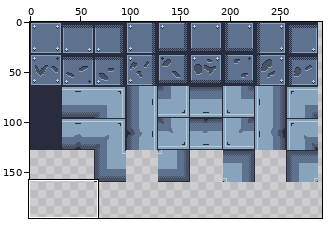
A sprite sheet gets an edit: TileSet.png. The picture above shows the old version from afar; the outline marks the close-up.
Close-up. The starting point:
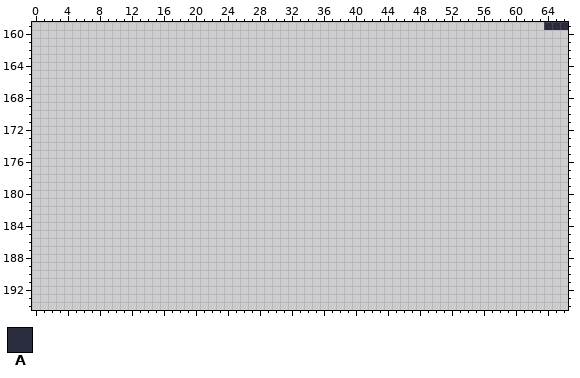
The file is 320x320 pixels. Shown: x 0..66, y 159..194. The wide view leaves out empty margins.
Palette (. is transparent): A #282c3c
Pixels before (only the part around the change), first column x 0:
159 ................................................................AAA
160 ...................................................................
161 ...................................................................
162 ...................................................................
163 ...................................................................
164 ...................................................................
165 ...................................................................
166 ...................................................................
167 ...................................................................
168 ...................................................................
169 ...................................................................
170 ...................................................................
171 ...................................................................
172 ...................................................................
173 ...................................................................
174 ...................................................................
175 ...................................................................
176 ...................................................................
177 ...................................................................
178 ...................................................................
179 ...................................................................
180 ...................................................................
181 ...................................................................
182 ...................................................................
183 ...................................................................
184 ...................................................................
185 ...................................................................
186 ...................................................................
187 ...................................................................
188 ...................................................................
189 ...................................................................
190 ...................................................................
191 ...................................................................
192 ...................................................................
193 ...................................................................
194 ...................................................................
And afterwards:
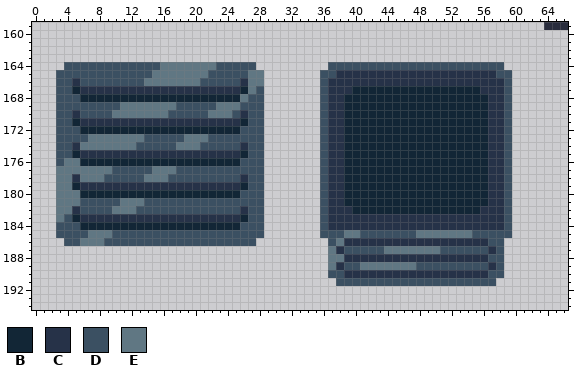
Colours new in this view: B #122636  C #263248  D #3b5062  E #607783
Difference:
y 164: x 4..27 ........................ -> DDDDDDDDDDDDEEEEEEEDDDDD; x 37..58 ...................... -> DDDDDDDDDDDDDDDDDDDDDD
y 165: x 3..28 .......................... -> DDDDDDDDDDDDEEEEEEEDDDDDEE; x 36..59 ........................ -> DDCCCCCCCCCCCCCCCCCCCCDD
y 166: x 3..28 .......................... -> DDCDDDDDDDDEEEEEEEDDDDDCEE; x 36..59 ........................ -> DCCCCCCCCCCCCCCCCCCCCCCD
y 167: x 3..28 .......................... -> DDBCCCCCCCCCCCCCCCCCCCCBED; x 36..59 ........................ -> DCCCBBBBBBBBBBBBBBBBCCCD
y 168: x 3..28 .......................... -> DDDBBBBBBBBBBBBBBBBBBBBEDD; x 36..59 ........................ -> DCCBBBBBBBBBBBBBBBBBBCCD
y 169: x 3..28 .......................... -> DDDDDDDDEEEEEEEDDDDDEEEDDD; x 36..59 ........................ -> DCCBBBBBBBBBBBBBBBBBBCCD
y 170: x 3..28 .......................... -> DDCDDDDEEEEEEEDDDDDEEEDCDD; x 36..59 ........................ -> DCCBBBBBBBBBBBBBBBBBBCCD
y 171: x 3..28 .......................... -> DDBCCCCCCCCCCCCCCCCCCCCBDD; x 36..59 ........................ -> DCCBBBBBBBBBBBBBBBBBBCCD
y 172: x 3..28 .......................... -> DDDBBBBBBBBBBBBBBBBBBBBDDD; x 36..59 ........................ -> DCCBBBBBBBBBBBBBBBBBBCCD
y 173: x 3..28 .......................... -> DDDDEEEEEEEDDDDDEEEDDDDDDD; x 36..59 ........................ -> DCCBBBBBBBBBBBBBBBBBBCCD
y 174: x 3..28 .......................... -> DDCEEEEEEEDDDDDEEEDDDDDCDD; x 36..59 ........................ -> DCCBBBBBBBBBBBBBBBBBBCCD
y 175: x 3..28 .......................... -> DDBCCCCCCCCCCCCCCCCCCCCBDD; x 36..59 ........................ -> DCCBBBBBBBBBBBBBBBBBBCCD
y 176: x 3..28 .......................... -> DEEBBBBBBBBBBBBBBBBBBBBDDD; x 36..59 ........................ -> DCCBBBBBBBBBBBBBBBBBBCCD
y 177: x 3..28 .......................... -> EEEEEEEDDDDDEEEDDDDDDDDDDD; x 36..59 ........................ -> DCCBBBBBBBBBBBBBBBBBBCCD
y 178: x 3..28 .......................... -> EECEEEDDDDDEEEDDDDDDDDDCDD; x 36..59 ........................ -> DCCBBBBBBBBBBBBBBBBBBCCD
y 179: x 3..28 .......................... -> EEBCCCCCCCCCCCCCCCCCCCCBDD; x 36..59 ........................ -> DCCBBBBBBBBBBBBBBBBBBCCD
y 180: x 3..28 .......................... -> EEEBBBBBBBBBBBBBBBBBBBBDDD; x 36..59 ........................ -> DCCBBBBBBBBBBBBBBBBBBCCD
y 181: x 3..28 .......................... -> EEEDDDDDEEEDDDDDDDDDDDDDDD; x 36..59 ........................ -> DCCBBBBBBBBBBBBBBBBBBCCD
y 182: x 3..28 .......................... -> EECDDDDEEEDDDDDDDDDDDDDCDD; x 36..59 ........................ -> DCCCBBBBBBBBBBBBBBBBCCCD
y 183: x 3..28 .......................... -> EDBCCCCCCCCCCCCCCCCCCCCBDD; x 36..59 ........................ -> DCCCCCCCCCCCCCCCCCCCCCCD
y 184: x 3..28 .......................... -> DDDBBBBBBBBBBBBBBBBBBBBDDD; x 36..59 ........................ -> DCCCCCCCCCCCCCCCCCCCCCCD
y 185: x 3..28 .......................... -> DDDDEEEDDDDDDDDDDDDDDDDDDD; x 36..59 ........................ -> DDDEEDDDDDDDEEEEEEEDDDDD
y 186: x 4..27 ........................ -> DDEEEDDDDDDDDDDDDDDDDDDD; x 37..58 ...................... -> DECCCCCCCCCCCCCCCCCCDD
y 187: x 37..58 ...................... -> ECDDDDDEEEEEEEDDDDDDCD
y 188: x 37..58 ...................... -> EECCCCCCCCCCCCCCCCCCDD
y 189: x 37..58 ...................... -> ECDDEEEEEEEDDDDDDDDDCD
y 190: x 37..58 ...................... -> DDCCCCCCCCCCCCCCCCCCDD
y 191: x 38..57 .................... -> DDDDDDDDDDDDDDDDDDDD
